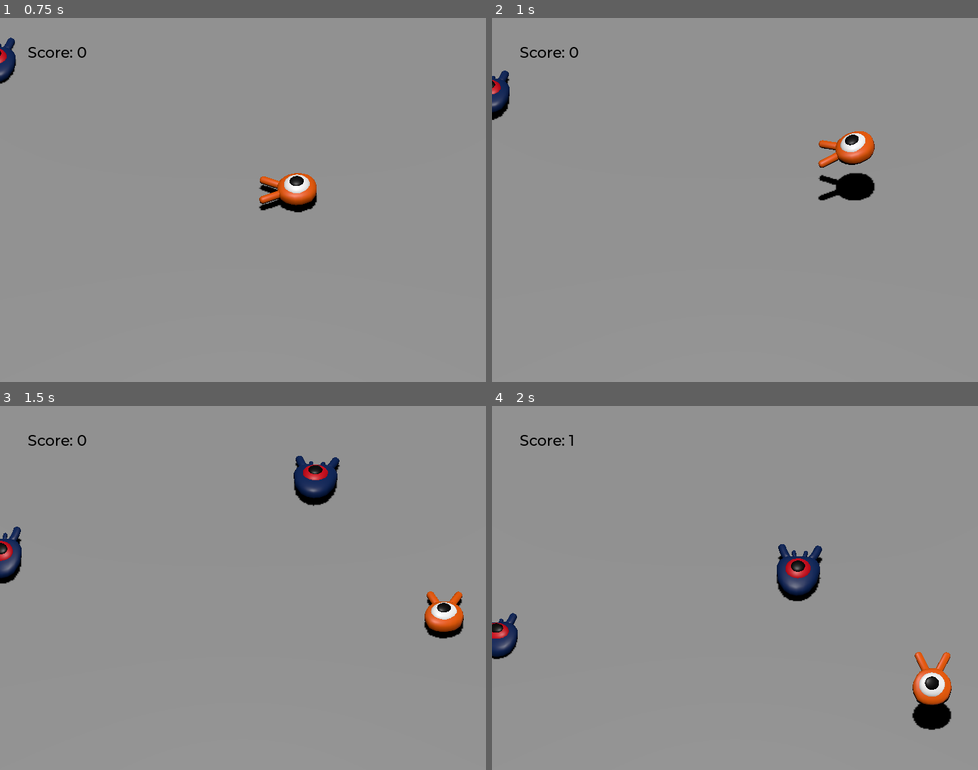
Above: before the commit, frames 1-4 (two rows, left to right).
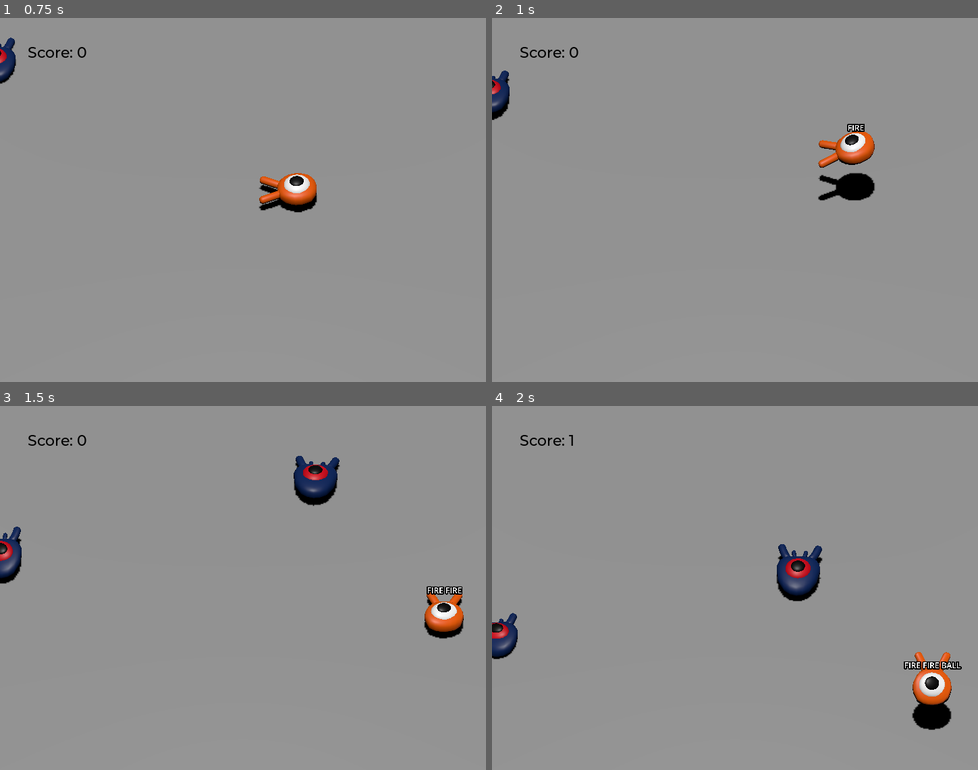
Above: after the commit, the same moments.

Repository: shmingusdingus/wizard-slop
Game: Godot game, scene res://main.tscn
Same seed, same stepped clock (60 frames per second), same inputs: the game is played once before the commit and once after it.
Inputs:
- Up to frame 1 (0.75 s): hold D (move_right) from 0.53 s (still down); hold J (rune_cast, bound only after the commit) from 0.53 s (still down)
- Up to frame 2 (1 s): keep holding D (move_right); keep holding J (rune_cast, bound only after the commit); tap Space (jump) at 0.77 s; tap K (rune_element, bound only after the commit) at 0.8 s
- Up to frame 3 (1.5 s): release D (move_right) at 1.28 s; release J (rune_cast, bound only after the commit) at 1.28 s; hold S (move_back) from 1.28 s (still down); tap K (rune_element, bound only after the commit) at 1.35 s
- Up to frame 4 (2 s): keep holding S (move_back); tap Space (jump) at 1.52 s; tap L (rune_form, bound only after the commit) at 1.55 s

Frame 1 is identical in both runs. In frame 2, less than 0.1% of the frame differs, in the area x 73-77%, y 29-32%; in frame 3, 0.2%; in frame 4, 0.2%, in the area x 84-97%, y 70-73%.

Commit message:
Add basic spell string with cast tween

Diff:
--- a/main.tscn
+++ b/main.tscn
@@ -132,7 +132,7 @@
 offset_bottom = 14.0
 grow_horizontal = 2
 grow_vertical = 2
-text = "Press Enter to Retry"
+text = "Press \"Space\" to Retry"
 
 [connection signal="hit" from="Player" to="." method="_on_player_hit"]
 [connection signal="timeout" from="MobTimer" to="." method="_on_mob_timer_timeout"]
--- a/player.gd
+++ b/player.gd
@@ -16,6 +16,49 @@
 
 var target_velocity = Vector3.ZERO
 
+@onready var rune_label: Label3D = $RuneLabel
+
+var rune_buffer: Array[String] = []
+
+
+func _ready():
+	rune_label.text = ""
+
+func _unhandled_input(event):
+	if event.is_action_pressed("rune_element"):
+		_add_rune("FIRE")
+	elif event.is_action_pressed("rune_form"):
+		_add_rune("BALL")
+	elif event.is_action_pressed("rune_motion"):
+		_add_rune("STRAIGHT")
+	elif event.is_action_pressed("rune_cast"):
+		_cast_spell()
+
+func _add_rune(rune: String):
+	rune_buffer.append(rune)
+	rune_label.text = " ".join(rune_buffer)
+
+func _cast_spell():
+	if rune_buffer.is_empty():
+		return
+
+	await _pulse_label()
+
+	rune_buffer.clear()
+	rune_label.text = ""
+
+func _pulse_label() -> void:
+	var tween := create_tween()
+	tween.set_trans(Tween.TRANS_SINE)
+	tween.set_ease(Tween.EASE_OUT)
+
+	var original_scale := rune_label.scale
+	var pulse_scale := original_scale * 1.3
+
+	tween.tween_property(rune_label, "scale", pulse_scale, 0.1)
+	tween.tween_property(rune_label, "scale", original_scale, 0.1)
+
+	await tween.finished
 
 func _physics_process(delta):
 	# We create a local variable to store the input direction.
--- a/player.tscn
+++ b/player.tscn
@@ -98,4 +98,11 @@
 }
 autoplay = "float"
 
+[node name="RuneLabel" type="Label3D" parent="."]
+transform = Transform3D(1, 0, 0, 0, 1, 0, 0, 0, 1, 0, 2, 0)
+billboard = 1
+font_size = 84
+outline_size = 50
+uppercase = true
+
 [connection signal="body_entered" from="MobDetector" to="." method="_on_mob_detector_body_entered"]
--- a/project.godot
+++ b/project.godot
@@ -31,6 +31,11 @@
 
 [input]
 
+ui_accept={
+"deadzone": 0.5,
+"events": [Object(InputEventKey,"resource_local_to_scene":false,"resource_name":"","device":0,"window_id":0,"alt_pressed":false,"shift_pressed":false,"ctrl_pressed":false,"meta_pressed":false,"pressed":false,"keycode":32,"physical_keycode":0,"key_label":0,"unicode":32,"location":0,"echo":false,"script":null)
+]
+}
 move_left={
 "deadzone": 0.2,
 "events": [Object(InputEventKey,"resource_local_to_scene":false,"resource_name":"","device":-1,"window_id":0,"alt_press …(191 unchanged characters)…
@@ -61,6 +66,26 @@
 , Object(InputEventJoypadButton,"resource_local_to_scene":false,"resource_name":"","device":-1,"button_index":0,"pressure":0.0,"pressed":false,"script":null)
 ]
 }
+rune_element={
+"deadzone": 0.2,
+"events": [Object(InputEventKey,"resource_local_to_scene":false,"resource_name":"","device":-1,"window_id":0,"alt_pressed":false,"shift_pressed":false,"ctrl_pressed":false,"meta_pressed":false,"pressed":false,"keycode":0,"physical_keycode":75,"key_label":0,"unicode":107,"location":0,"echo":false,"script":null)
+]
+}
+rune_form={
+"deadzone": 0.2,
+"events": [Object(InputEventKey,"resource_local_to_scene":false,"resource_name":"","device":-1,"window_id":0,"alt_pressed":false,"shift_pressed":false,"ctrl_pressed":false,"meta_pressed":false,"pressed":false,"keycode":0,"physical_keycode":76,"key_label":0,"unicode":108,"location":0,"echo":false,"script":null)
+]
+}
+rune_motion={
+"deadzone": 0.2,
+"events": [Object(InputEventKey,"resource_local_to_scene":false,"resource_name":"","device":-1,"window_id":0,"alt_pressed":false,"shift_pressed":false,"ctrl_pressed":false,"meta_pressed":false,"pressed":false,"keycode":0,"physical_keycode":59,"key_label":0,"unicode":59,"location":0,"echo":false,"script":null)
+]
+}
+rune_cast={
+"deadzone": 0.2,
+"events": [Object(InputEventKey,"resource_local_to_scene":false,"resource_name":"","device":-1,"window_id":0,"alt_pressed":false,"shift_pressed":false,"ctrl_pressed":false,"meta_pressed":false,"pressed":false,"keycode":0,"physical_keycode":74,"key_label":0,"unicode":106,"location":0,"echo":false,"script":null)
+]
+}
 
 [layer_names]
 
